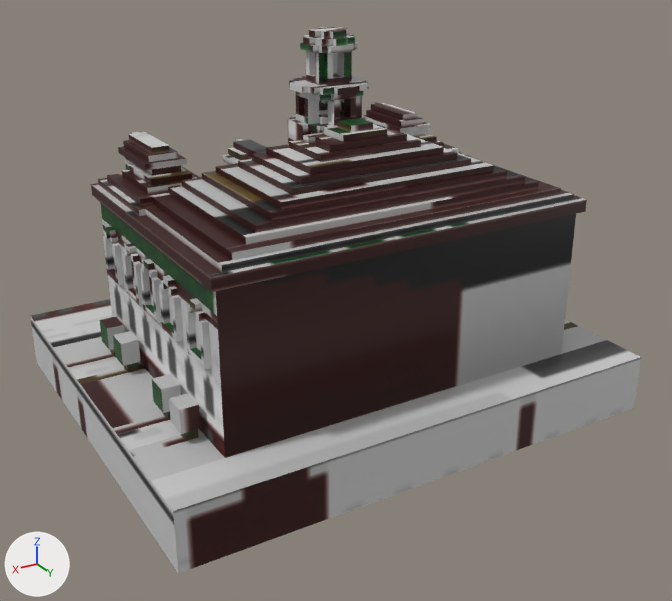
The FBX model MazeGame/Assets/Models/GUI/HorrorHotel.fbx: old version first, new version second.
Camera for both pictures: a 50 mm lens placed at (3.82, 6.83, 4.12), pointed at (0.03, 0.5, 0.96). The axes (+X, +Y, +Z) are drawn at lower left. The lights are the same throughout. Where no turn or scale is listed for an object, it has been applied to the vertices.

The older version as bpy lines, for what is in view:
```python
me_matrix = bpy.data.meshes.new('Matrix')
me_matrix.from_pydata(...)  # 2014 vertices, 1522 faces; spans x -2.15..2.15, y -1.6..2.0, z -1.6..1.6
me_matrix.materials.append(mat_horrorhotel_material)  # picture img_horrorhotel_png
ob_matrix = bpy.data.objects.new('Matrix', me_matrix)
ob_matrix.location = (0.0, 0.0, 1.6)
```
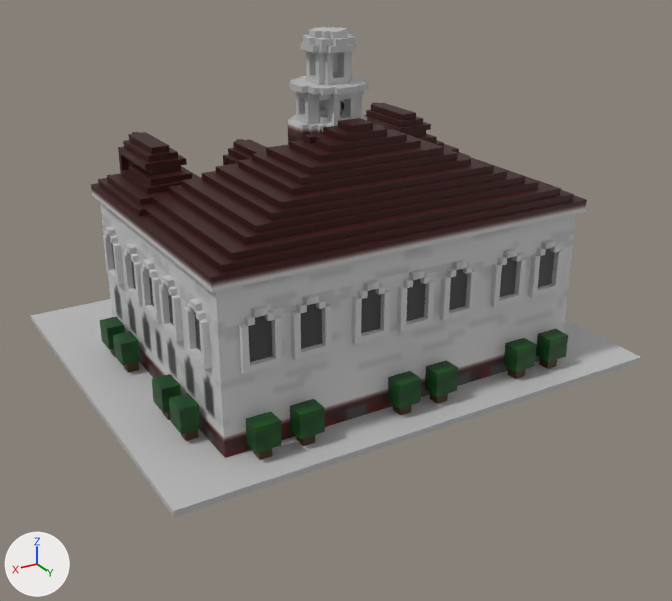
The newer file is also turned or shifted as a whole; pictures and numbers use the older file's frame.

Where the change shows, as pixel boxes (x1, y1, x2, y2) in the pictures (672 x 601 px; the box of a moved part takes in the faces that stretch with it):
'Matrix', reshaped (10% shorter): before (30, 27, 641, 573); after (30, 27, 641, 517)
part 1 of me_matrix, built on: before (30, 316, 641, 573); after (30, 234, 641, 517)
part 2 of me_matrix, moved or reshaped: before (98, 157, 152, 182); after (98, 154, 229, 182)
part 3 of me_matrix, surface changed: (31, 27, 606, 457) in both

What changed in the scene script:
```text
Change me_matrix:
    used by ob_matrix
    remove me_matrix.from_pydata(...)  # 2014 vertices, 1522 faces; spans x -2.15..2.15, y -1.6..2.0, z -1.6..1.6
    add me_matrix.from_pydata(...)  # 2384 vertices, 1835 faces; spans x -2.15..2.15, y -1.6..2.0, z -1.15..1.6
    me_matrix part 1: 4 vertices moved from x -2.15..2.15, y -1.6..2.0, z -1.6 to x -2.15..2.15, y -1.6..2.0, z -1.15; 350 vertices added at x -2.15..2.15, y 1.6..1.8, z -1.1..0.0
    me_matrix part 2: 12 vertices moved from x -1.35..1.35, y -0.8..-0.1, z 0.45..0.5 to x -1.35..1.35, y -0.75..-0.05, z 0.45..0.5; 36 vertices removed from x -1.35..1.35, y -0.8..-0.05, z 0.35..0.55; 56 vertices added at x -1.4..1.4, y -0.8..-0.05, z 0.35..0.55
    me_matrix part 3: 1437 kept faces spanning x -2.15..2.15, y -1.6..2.0, z -1.15..1.6 get new texture (UV) coordinates
```
